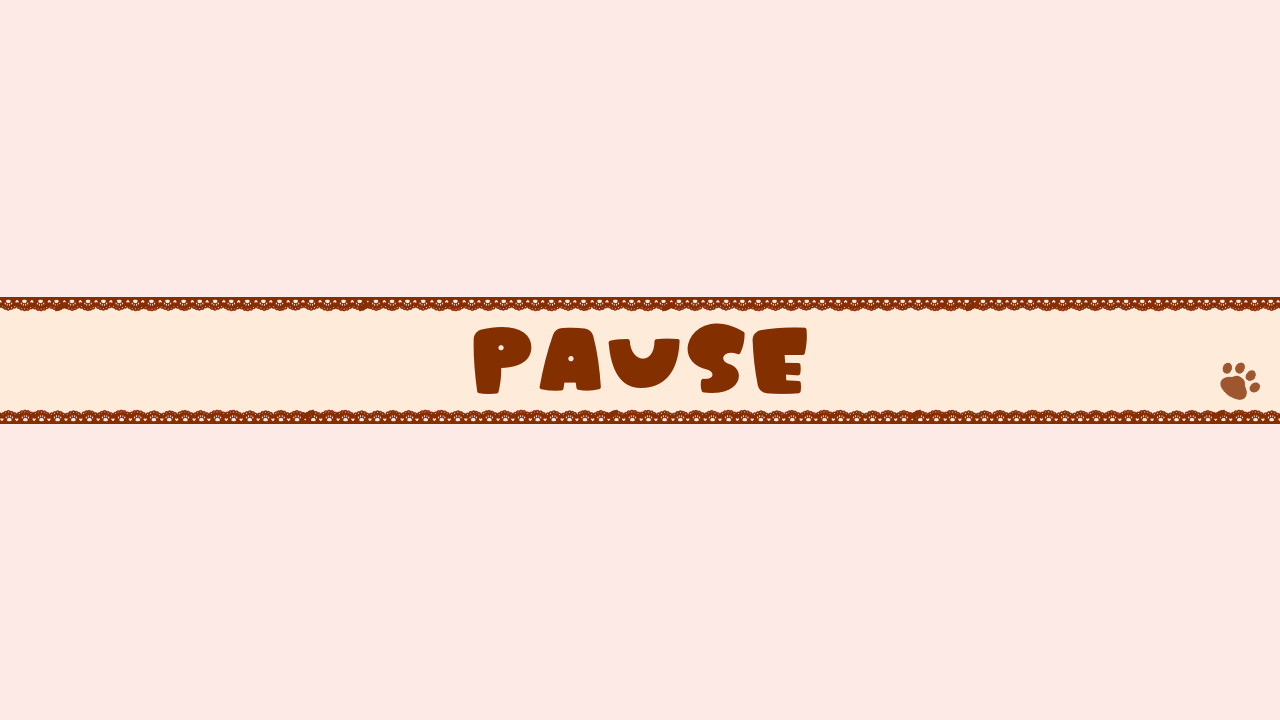
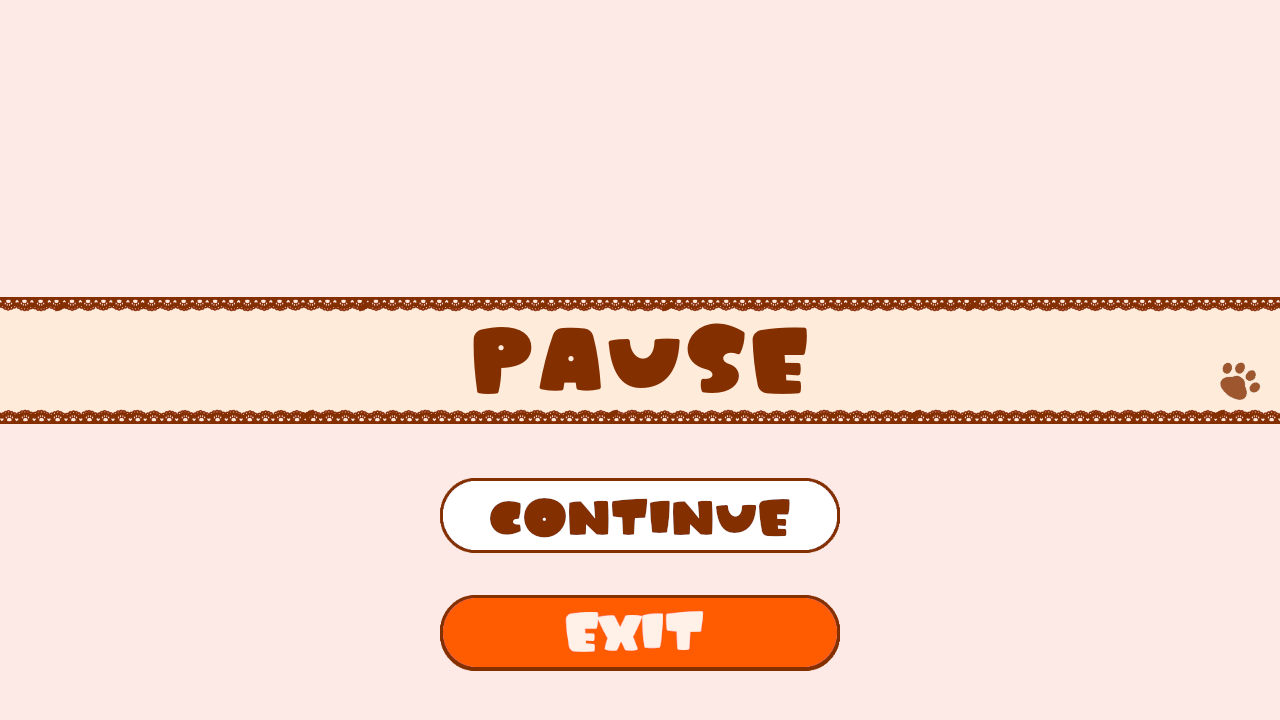
The second w=1280, h=720 image is a revision of the first. Changes to its layers:
renamed "猫の肉球柄レースラインブラック.png" to "ContinueOff.png", painted on it over [left=440, top=478, right=840, bottom=553]
added layer "ExitOn.png" above "ExitOff.png" over [left=440, top=595, right=840, bottom=670]
added layer "ExitOff.png" above "bbe77b970e2e53f5e59204acc09e265e.png" over [left=440, top=596, right=840, bottom=671]
renamed "レイヤー" to "bbe77b970e2e53f5e59204acc09e265e.png", opacity 100% → 79%, moved it above "猫の肉球柄レースラインブラック.png コピー", painted on it over [left=440, top=478, right=840, bottom=671]
added layer "レイヤー" over [left=440, top=478, right=840, bottom=671]
